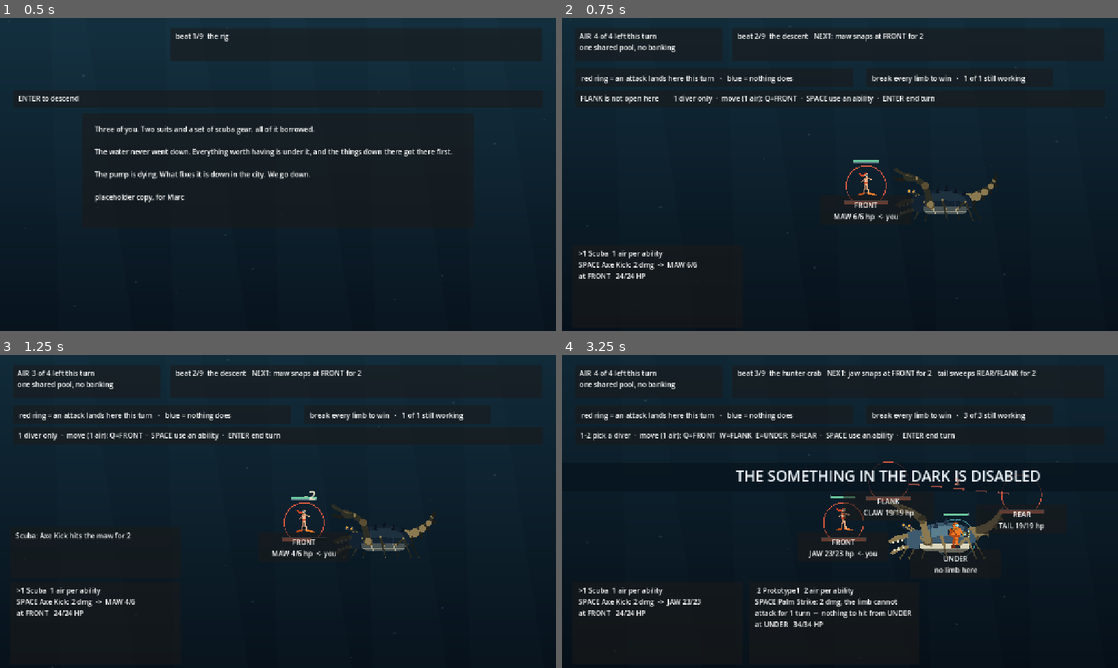
Above: before the commit, frames 1-4 (two rows, left to right).
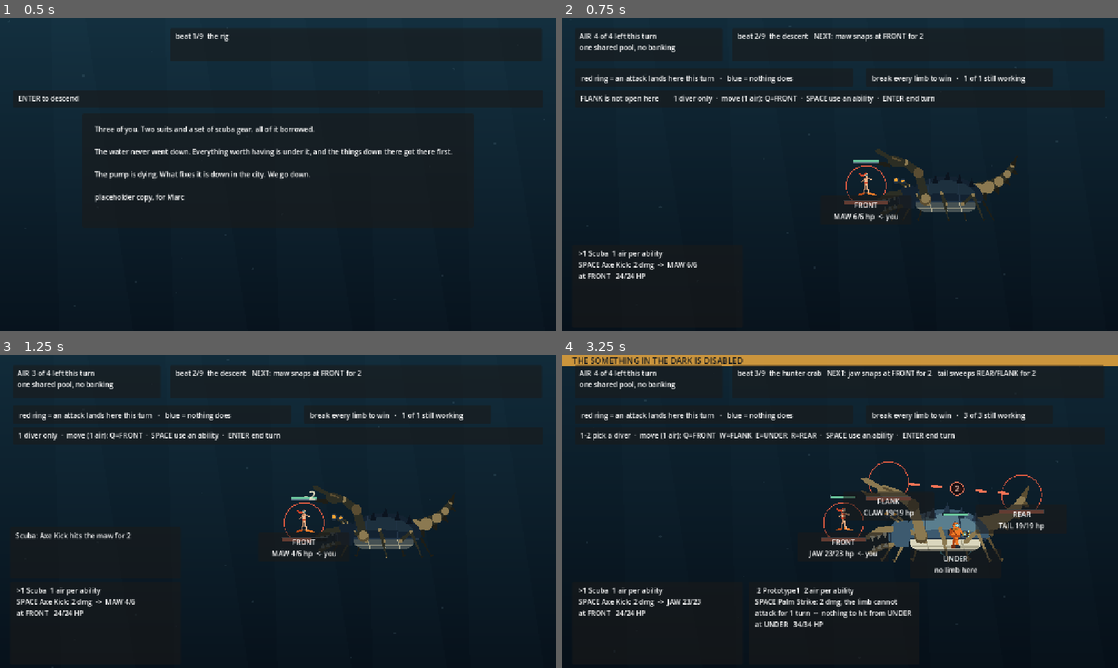
Above: after the commit, the same moments.

Repository: ImmortalDemonGod/salvage
Game: Godot game, scene res://game/main.tscn
Two runs of this game, one before a commit and one after it. Both use one fixed random seed, a clock stepped at 60 frames per second and the inputs below.
Inputs:
- Up to frame 1 (0.5 s): no input
- Up to frame 2 (0.75 s): tap Enter at 0.5 s; hold W from 0.53 s (still down); tap 1 at 0.6 s
- Up to frame 3 (1.25 s): keep holding W; tap Space at 0.77 s
- Up to frame 4 (3.25 s): release W at 1.28 s; tap 2 at 1.35 s; tap Space at 1.52, 3.02 s; hold W from 2.03 s (still down); tap 3 at 2.1 s; tap 4 at 2.85 s

Frame 1 is identical in both runs. In frame 2, 1.2% of the frame differs, in the area x 56-82%, y 41-65%; in frame 3, 1.2%; in frame 4, 7.2%, in the area x 0-100%, y 0-67%.

Commit message:
read the telegraph at a glance, and fill the frame
The banner from winning one beat was sitting across the middle of the next
beat's board. It is a slim strip at the top now, out of the play field,
and it is brief.

The drawn reach was too faint to see and was painted under the station
cards, so the change that was meant to stop the telegraph being homework
did not actually land. Thicker, brighter, over the board, with the damage
in a disc on the line.

And the enemies occupied a small part of a mostly empty frame. All four
are substantially larger, which is the dead space the visual round has
been logging since the first G6 review.

Diff:
--- a/content/encounters.gd
+++ b/content/encounters.gd
@@ -20,7 +20,7 @@
 	# geography exists to complicate either (SPEC 2.7, one idea per beat).
 	"descent": {
 		"title": "something in the dark",
-		"art": {"kind": "crab", "scale": 110.0, "pos": [880, 320], "tint": [0.32, 0.38, 0.44]},
+		"art": {"kind": "crab", "scale": 150.0, "pos": [880, 320], "tint": [0.32, 0.38, 0.44]},
 		"places": {"0": [700, 386]},
 		# TEACHING BEAT, exempt from the difficulty bands and from the
 		# dominant-station check by declaration, not by a silent special
@@ -38,7 +38,7 @@
 	# Beat `fight1`. Three limbs, four stations, UNDER deliberately empty.
 	"crab": {
 		"title": "the hunter crab",
-		"art": {"kind": "crab", "scale": 124.0, "pos": [878, 316], "tint": [1.0, 1.0, 1.0]},
+		"art": {"kind": "crab", "scale": 176.0, "pos": [878, 322], "tint": [1.0, 1.0, 1.0]},
 		"places": {"0": [648, 386], "1": [752, 292], "2": [906, 424], "3": [1058, 322]},
 		# TWO divers. One was tried and REFUTED by measurement: the crab
 		# became unwinnable (G2 0/40), casual fell to 5.2 percent, and
@@ -88,7 +88,7 @@
 		"title": "the vent worm",
 		# a LONGER, thinner body: the stations sit further apart along it,
 		# so the board itself reads differently from the crab's
-		"art": {"kind": "worm", "scale": 150.0, "pos": [900, 300], "tint": [0.55, 0.85, 0.70]},
+		"art": {"kind": "worm", "scale": 205.0, "pos": [900, 300], "tint": [0.55, 0.85, 0.70]},
 		"places": {"0": [640, 366], "1": [858, 268], "2": [926, 424], "4": [300, 386]},
 		"party": 2,
 		# The drum is fitted before this fight, so it is declared HERE.
@@ -134,7 +134,7 @@
 	# the umbilical rule and the HP overdraft finally bite.
 	"dredge": {
 		"title": "the dredge",
-		"art": {"kind": "dredge", "scale": 132.0, "pos": [890, 306], "tint": [0.72, 0.62, 0.42]},
+		"art": {"kind": "dredge", "scale": 182.0, "pos": [890, 306], "tint": [0.72, 0.62, 0.42]},
 		"places": {"0": [686, 400], "1": [820, 276], "3": [1064, 356], "4": [300, 400]},
 		"party": 3,
 		"drum": true,
--- a/game/main.gd
+++ b/game/main.gd
@@ -639,7 +639,7 @@
 func _after() -> void:
 	if combat != null and combat.outcome != "ongoing":
 		_won = ("THE %s IS DISABLED" % String(combat.enc.get("title", "enemy")).to_upper()) if combat.outcome == "victory" else "THE SQUAD IS LOST"
-		_hold = 1.4
+		_hold = 0.9
 		run.advance()
 		combat = run.combat
 		selected = 0
@@ -837,18 +837,18 @@
 				var t0: float = float(i) / float(segs)
 				var t1: float = float(i + 1) / float(segs)
 				draw_line(a.lerp(b, t0), a.lerp(b, t1),
-					Color(0.92, 0.42, 0.32, 0.20 + 0.40 * pulse), 3.0)
+					Color(0.98, 0.46, 0.34, 0.55 + 0.45 * pulse), 6.0)
 			var mid: Vector2 = a.lerp(b, 0.52)
-			draw_string(f, mid + Vector2(-7, -8), str(int(it.dmg)),
-				HORIZONTAL_ALIGNMENT_LEFT, -1, 21, Color(0.98, 0.62, 0.50, 0.55 + 0.45 * pulse))
+			draw_circle(mid, 15.0, Color(0.10, 0.05, 0.06, 0.92))
+			draw_arc(mid, 15.0, 0, TAU, 20, Color(0.98, 0.50, 0.38, 0.90), 2.0)
+			draw_string(f, mid + Vector2(-6, 7), str(int(it.dmg)),
+				HORIZONTAL_ALIGNMENT_LEFT, -1, 20, Color(1.0, 0.82, 0.74))
 
 func _draw_banner() -> void:
 	var f: Font = ThemeDB.fallback_font
 	var w: Vector2 = size.max(DESIGN)
-	var y: float = w.y * 0.36
-	draw_rect(Rect2(Vector2(0, y - 12), Vector2(w.x, 66)), Color(0.03, 0.08, 0.12, 0.80))
-	draw_string(f, Vector2(w.x * 0.5 - 240.0, y + 32), _won,
-		HORIZONTAL_ALIGNMENT_LEFT, -1, 34, Color(0.92, 0.95, 0.97))
+	draw_rect(Rect2(Vector2.ZERO, Vector2(w.x, 26)), Color(0.86, 0.62, 0.24, 0.92))
+	draw_string(f, Vector2(24, 20), _won, HORIZONTAL_ALIGNMENT_LEFT, -1, 19, Color(0.06, 0.09, 0.12))
 
 func _draw_bars() -> void:
 	# one per live limb, sitting on its own ring rather than in a corner
